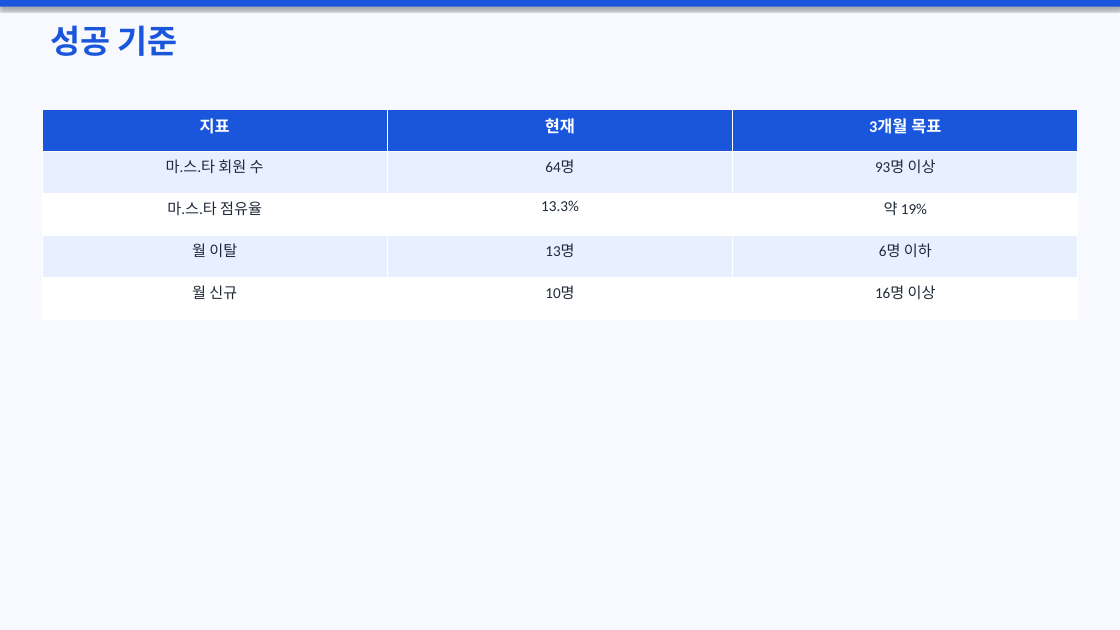
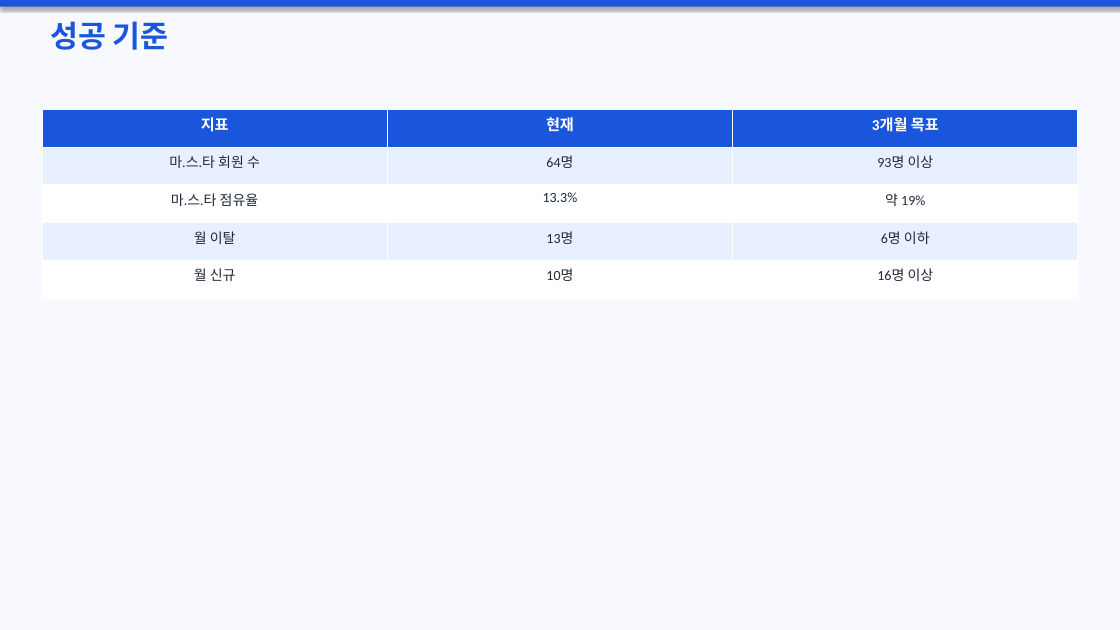
Before and after one commit to kimjungsul/kumon-masta-training, a slide deck: slide 24 of 마스타_교사교육안.pptx (slide 14 before the commit). Drawn at 1120x630 pixels with LibreOffice and Linux fonts; fonts in the diff are those of the drawing. Boxes give left, top, right and bottom in pixels: in the first picture for what was removed or moved away, otherwise in the second. Text is boxed around its words. In the diff, an @@ line names an element or a change of style, - is before the commit and + after.

```diff
--- a/마스타_교사교육안.pptx
+++ b/마스타_교사교육안.pptx
@@ text "성공 기준" at box(50, 21, 169, 50): size 28 to 26 pt @@
@@ table at box(42, 109, 1078, 298) @@
@@ size 14 to 13 pt in "지표", "현재", "3개월 목표" @@
@@ size 13 to 12 pt in "마.스.타 회원 수", "64명", "93명 이상", "마.스.타 점유율" and 8 more places @@
```
Also in this commit, not shown: 16 other slides changed, 7 slides added, 1 slide removed, 1 other file.
